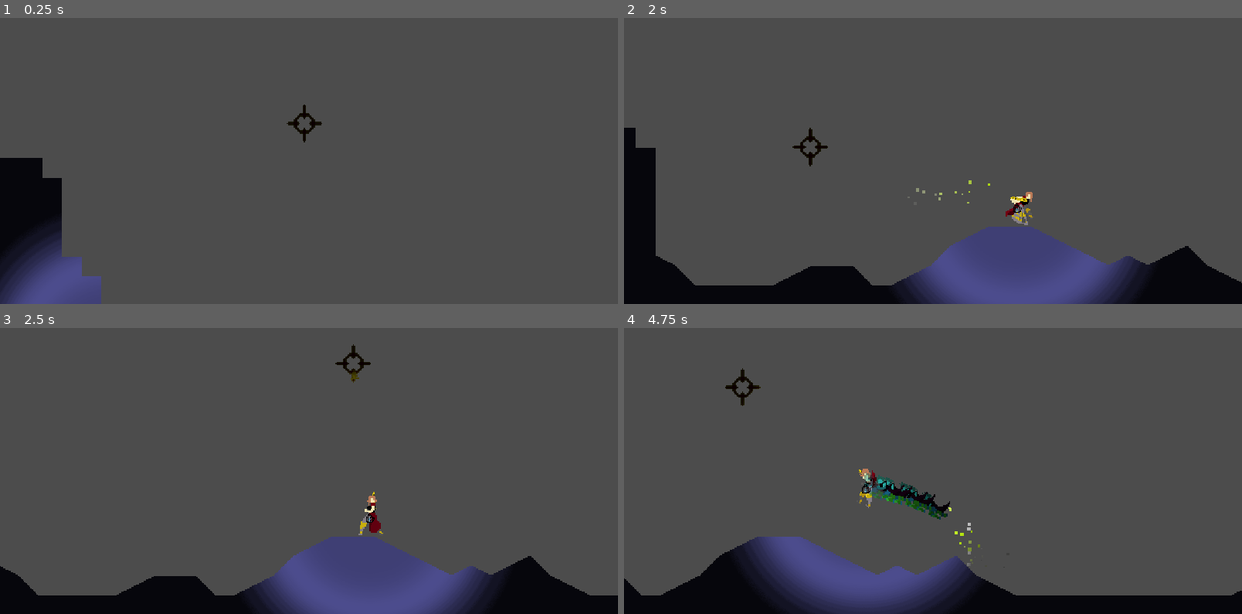
Above: before the commit, frames 1-4 (two rows, left to right).
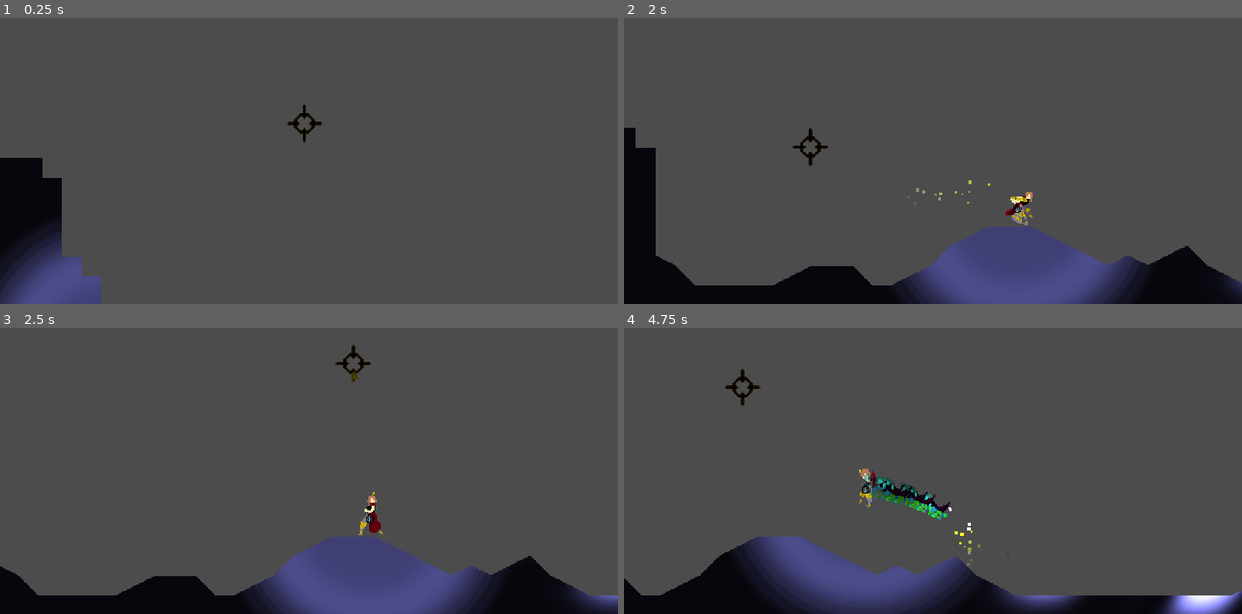
Above: after the commit, the same moments.

Repository: brueland/Team-Gear-Pirate-Software-Jam
Game: Godot game, scene res://Scenes/Levels/Lab/LabMain.tscn
Same seed, same stepped clock (60 frames per second), same inputs: the game is played once before the commit and once after it.
Inputs (mouse positions are in pixels of both pictures, inside the frame that each line leads up to):
- Up to frame 1 (0.25 s): no input
- Up to frame 2 (2 s): move the mouse to (1068, 112) at 0.52 s; hold D (MoveRight) from 0.53 s (still down); tap S (Crouch) at 0.6 s; tap Space (Jump) at 0.77, 1.52 s; move the mouse to (809, 146) at 1.27 s; right-click (809, 146) at 1.35 s
- Up to frame 3 (2.5 s): move the mouse to (370, 362) at 2.02 s; release D (MoveRight) at 2.03 s; hold A (MoveLeft) from 2.03 s (still down); click (370, 362) at 2.1 s
- Up to frame 4 (4.75 s): move the mouse to (902, 511) at 2.77 s; release A (MoveLeft) at 2.78 s; hold D (MoveRight) 2.78-4.28 s; tap Shift (Parasol) at 2.85 s; tap Space (Jump) at 3.02, 3.77, 4.52 s; move the mouse to (1118, 491) at 3.52 s; tap S (Crouch) at 3.6 s; move the mouse to (747, 388) at 4.27 s; hold A (MoveLeft) from 4.28 s (still down); right-click (747, 388) at 4.35 s

Frame 1 is identical in both runs. In frame 2, 0.1% of the frame differs, in the area x 97-100%, y 89-99%; in frame 3, 0.5%; in frame 4, 1.8%, in the area x 45-100%, y 57-100%.

Commit message:
Added God Rays to forest level

Diff:
--- a/Scenes/Levels/Lab/Forest/Forest1.tscn
+++ b/Scenes/Levels/Lab/Forest/Forest1.tscn
@@ -1,9 +1,11 @@
-[gd_scene load_steps=8 format=3 uid="uid://df5n3sf4kj0lg"]
+[gd_scene load_steps=10 format=3 uid="uid://df5n3sf4kj0lg"]
 
 [ext_resource type="PackedScene" uid="uid://cyia5jahvdgdy" path="res://Scenes/Levels/SBX/graybox.tscn" id="1_ky6vt"]
 [ext_resource type="PackedScene" uid="uid://ofaphgm1wmg8" path="res://Scenes/Levels/camera_bounds.tscn" id="2_g11s4"]
 [ext_resource type="PackedScene" uid="uid://c31me33blsoov" path="res://Scenes/Levels/transition_point.tscn" id="3_fp7fh"]
 [ext_resource type="Texture2D" uid="uid://ubyo4cva1j4x" path="res://Assets/Sprites/TileSets/Lab/[Forest-Cave] - [Tilemap]- [Pixel Art] - [Billy Newcomb].png" id="5_chhf7"]
+[ext_resource type="Texture2D" uid="uid://v3m8jfcwewkj" path="res://Assets/Sprites/Lighting/SunLightTexture.png" id="5_ijgtb"]
+[ext_resource type="Texture2D" uid="uid://bg0c6nkar73c1" path="res://Assets/Sprites/Lighting/LightTexture.png" id="6_ohxyl"]
 
 [sub_resource type="RectangleShape2D" id="RectangleShape2D_4d3fm"]
 resource_local_to_scene = true
@@ -4024,5 +4026,21 @@
 
 "
 
+[node name="PointLight2D" type="PointLight2D" parent="."]
+position = Vector2(644, 344)
+rotation = -5.15396
+scale = Vector2(0.737574, 1.03393)
+energy = 4.86
+texture = ExtResource("5_ijgtb")
+
+[node name="PointLight2D3" type="PointLight2D" parent="PointLight2D"]
+position = Vector2(-167.373, -136.675)
+rotation = -0.522299
+scale = Vector2(1.21746, 0.730429)
+skew = -0.324542
+energy = 1.99
+texture = ExtResource("6_ohxyl")
+texture_scale = 0.75
+
 [editable path="CameraBounds"]
 [editable path="TransitionPoints/Transition_2"]
Not shown: 2 places in Scenes/Levels/Lab/LabMain.tscn that only renumber resources
